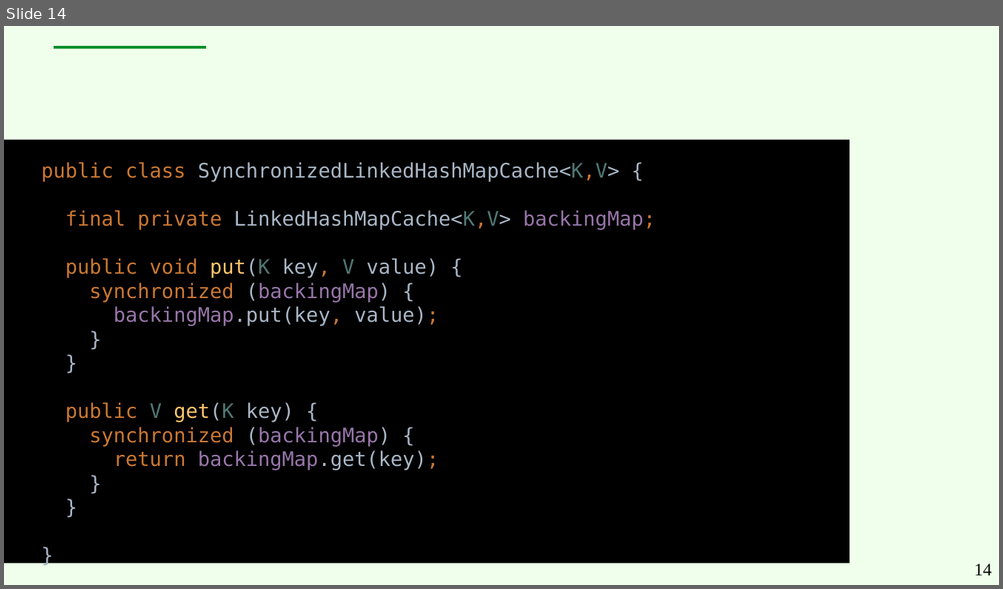
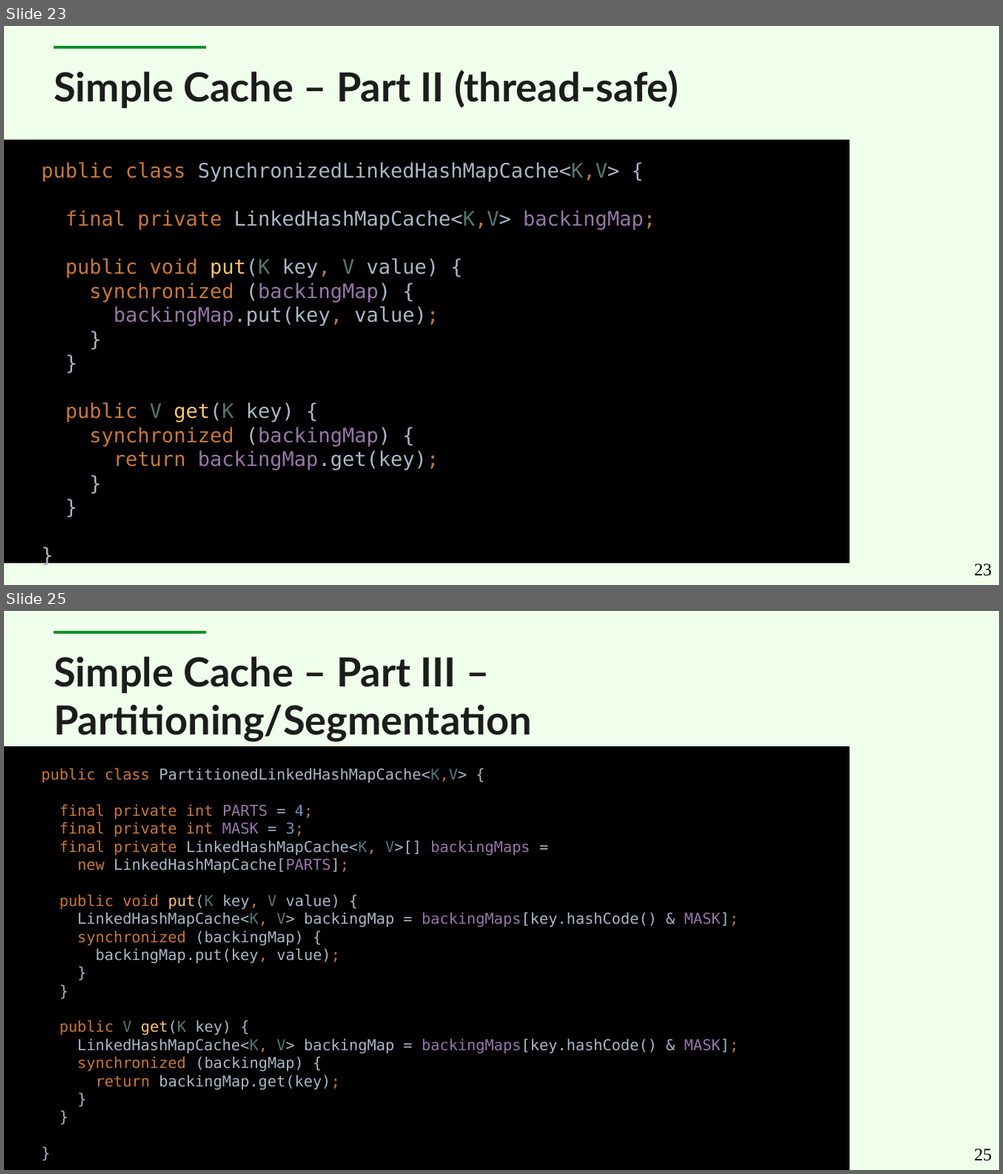
Before and after one commit to cruftex/talk-java-in-process-caching-performance-progress-pitfalls, a slide deck: slides-new.odp. Shown one above the other, each under a label of ours: slide 14 before the commit, slides 23 and 25 after it; the slides between them are not shown. The pictures are 1003x589 and 1003x1174 pixels, drawn with LibreOffice and Linux fonts; fonts in the diff are those of the drawing. Boxes give left, top, right and bottom in pixels: in the first picture for what was removed or moved away, otherwise in the second. Text is boxed around its words. In the diff, an @@ line names an element or a change of style, - is before the commit and + after.

```diff
--- a/slides-new.odp
+++ b/slides-new.odp
@@ slide 25 added at bbox=[4, 611, 999, 1170], background #EFFFEB; not listed: 1 template element that a slide beside it also shows @@
@@ title added at bbox=[54, 656, 532, 742], 32 pt, text #1C1C1C, bold @@
+Simple Cache – Part III – Partitioning/Segmentation
@@ rectangle added at bbox=[4, 746, 850, 1170], fill #000000 @@
@@ text added at bbox=[41, 768, 738, 1091], 12 pt, text #A9B7C6 @@
+public class PartitionedLinkedHashMapCache<K,V> {
+final private int PARTS = 4;
+final private int MASK = 3;
+final private LinkedHashMapCache<K, V>[] backingMaps =
+new LinkedHashMapCache[PARTS];
+public void put(K key, V value) {
+LinkedHashMapCache<K, V> backingMap = backingMaps[key.hashCode() & MASK];
+synchronized (backingMap) {
+backingMap.put(key, value);
+}
+}
+public V get(K key) {
+LinkedHashMapCache<K, V> backingMap = backingMaps[key.hashCode() & MASK];
+synchronized (backingMap) {
+return backingMap.get(key);
+}
+}
+}
@@ page number added at bbox=[974, 1149, 992, 1162], 14 pt, text #000000 @@
+25
@@ what was slide 14 is now slide 23 @@
@@ slide 23 changed as well @@
@@ title added at bbox=[54, 70, 678, 108], 32 pt, text #1C1C1C, bold @@
+Simple Cache – Part II (thread-safe)
@@ page number at bbox=[974, 564, 992, 577]: text changed @@
-14
+23
```
Also in this commit, not shown: 10 other slides changed, 7 other slides added, 1 slide removed.
